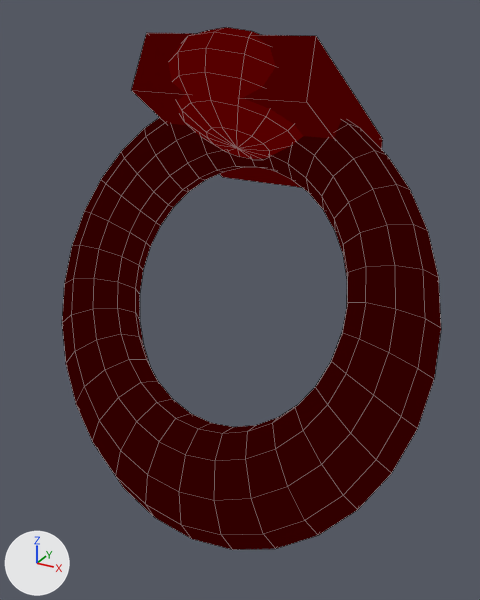
An edit to the Blender file art/models/item_wardens_signet.blend, drawn before and after from the same camera.
Before and after are seen from a camera (50 mm lens) standing at (0.245, -0.525, 0.401) and looking at (-0.054, 0.019, 0.129). Lighting does not change. The marker at lower left points along +X, +Y and +Z. The first picture is the older version. Mesh edges are drawn as thin lines.

Objects in the first picture: 'band', 'bezel', 'stone'.
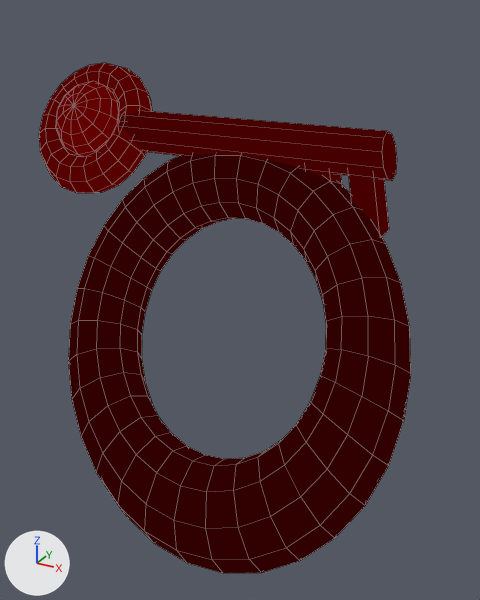
ob_creaturesize is not drawn itself; it is the parent of ob_band, ob_bezel, ob_stone, ob_glint.

Where the newer file only moved an object's origin or applied its transform, the numbers keep the older frame.

Pixel boxes [x1, y1, x2, y2] of what changed, in the pictures (480 x 600 px):
'band', rescaled, moved (9% narrower): before [62, 118, 441, 550]; after [68, 154, 411, 573]
'stone', reshaped, rescaled, moved, turned: before [168, 27, 303, 159]; after [56, 81, 119, 156]
'bezel', rescaled, moved, turned: before [131, 33, 383, 187]; after [348, 172, 389, 237]
'shaft', added (dark red): after [118, 110, 397, 180]
'bow', added (dark red): after [39, 63, 153, 193]
'tooth1', added: after [305, 167, 342, 184]

Patch to the scene script:
```diff
--- a/art/models/item_wardens_signet.blend.py
+++ b/art/models/item_wardens_signet.blend.py
@@ me_band @@
 # used by ob_band; parent = ob_creaturesize; location = (0.0, -0.04, 0.12); rotation_euler = (0.96, 0.0, 0.0), in degrees (55, 0, 0)
-me_band.from_pydata(...)  # 320 vertices, 320 faces; spans x -0.152..0.152, y -0.152..0.152, z -0.024..0.024
+me_band.from_pydata(...)  # 320 vertices, 320 faces; spans x -0.14..0.14, y -0.14..0.14, z -0.024..0.024
+# me_band part 1: the whole mesh is scaled about its middle by (0.917, 0.917, 0.996)
 me_band.materials.append(mat_id_1)
@@ me_stone @@
 # used by ob_stone; parent = ob_creaturesize; location = (0.0, 0.00999, 0.244); rotation_euler = (-0.611, 0.0, 0.0), in degrees (-35, 0, 0); scale = (0.066, 0.066, 0.042)
-me_stone.from_pydata(...)  # 100 vertices, 112 faces; spans x -0.97..0.97, y -1.0..1.0, z -1.0..1.0
-me_stone.materials.append(mat_id_3)  # dark red #560000
+me_stone.from_pydata(...)  # 86 vertices, 96 faces; spans x -1.0..1.0, y -1.0..1.0, z -1.0..1.0
+# me_stone part 2: 84 vertices removed from x -0.97..0.97, y -0.9..0.9, z -0.92..0.92; 70 vertices added at x -1.0..1.0, y -0.87..0.87, z -0.92..0.92
+me_stone.materials.append(mat_id_4)  # dark red #630000
@@ me_bow @@
+me_bow.from_pydata(...)  # a torus around z (ring radius 0.045, tube radius 0.016) spanning x -0.061..0.061, y -0.061..0.061, z -0.016..0.016
+me_bow.polygons.foreach_set('use_smooth', [True] * 160)
+me_bow.materials.append(mat_id_3)  # dark red #560000
@@ me_shaft @@
+me_shaft.from_pydata(...)  # a 10-sided cylinder along z spanning x -0.95..0.95, y -1.0..1.0, z 0.0..1.0
+me_shaft.polygons.foreach_set('use_smooth', [True] * 12)
+me_shaft.materials.append(mat_id_2)  # dark red #470000
@@ ob_creaturesize @@
 ob_creaturesize.location = (0.0, 0.0, 0.0)
-ob_creaturesize.scale = (1.3, 1.3, 1.3)
+ob_creaturesize.scale = (1.25, 1.25, 1.25)
@@ ob_band @@
 ob_band.parent = ob_creaturesize
-ob_band.location = (0.0, -0.04, 0.12)
+ob_band.location = (0.0, -0.06, 0.1)
 ob_band.rotation_euler = (0.96, 0.0, 0.0)  # degrees (55, 0, 0)
@@ ob_bezel @@
 ob_bezel.parent = ob_creaturesize
-ob_bezel.location = (0.0, 0.0346, 0.226)
-ob_bezel.rotation_euler = (-0.611, 0.0, 0.0)  # degrees (-35, 0, 0)
-ob_bezel.scale = (0.15, 0.15, 0.05)
+ob_bezel.location = (0.1, 0.00309, 0.19)
+ob_bezel.scale = (0.02, 0.022, 0.05)
@@ ob_stone @@
 ob_stone.parent = ob_creaturesize
-ob_stone.location = (0.0, 0.00999, 0.244)
-ob_stone.rotation_euler = (-0.611, 0.0, 0.0)  # degrees (-35, 0, 0)
-ob_stone.scale = (0.066, 0.066, 0.042)
+ob_stone.location = (-0.16, -0.00491, 0.228)
+ob_stone.rotation_euler = (0.96, 0.0, 0.0)  # degrees (55, 0, 0)
+ob_stone.scale = (0.034, 0.034, 0.022)
@@ ob_tooth1 @@
+ob_tooth1 = bpy.data.objects.new('tooth1', me_bezel.copy())  # the mesh of ob_bezel
+ob_tooth1.parent = ob_creaturesize
+ob_tooth1.location = (0.065, 0.00309, 0.198)
+ob_tooth1.scale = (0.02, 0.022, 0.035)
@@ ob_bow @@
+ob_bow = bpy.data.objects.new('bow', me_bow)
+ob_bow.parent = ob_creaturesize
+ob_bow.location = (-0.16, 0.00309, 0.22)
+ob_bow.rotation_euler = (0.96, 0.0, 0.0)  # degrees (55, 0, 0)
@@ ob_shaft @@
+ob_shaft = bpy.data.objects.new('shaft', me_shaft)
+ob_shaft.parent = ob_creaturesize
+ob_shaft.location = (-0.12, 0.00309, 0.22)
+ob_shaft.rotation_euler = (1.571, 0.0, 1.571)  # degrees (90, 0, 90)
+ob_shaft.scale = (0.017, 0.017, 0.24)
```
